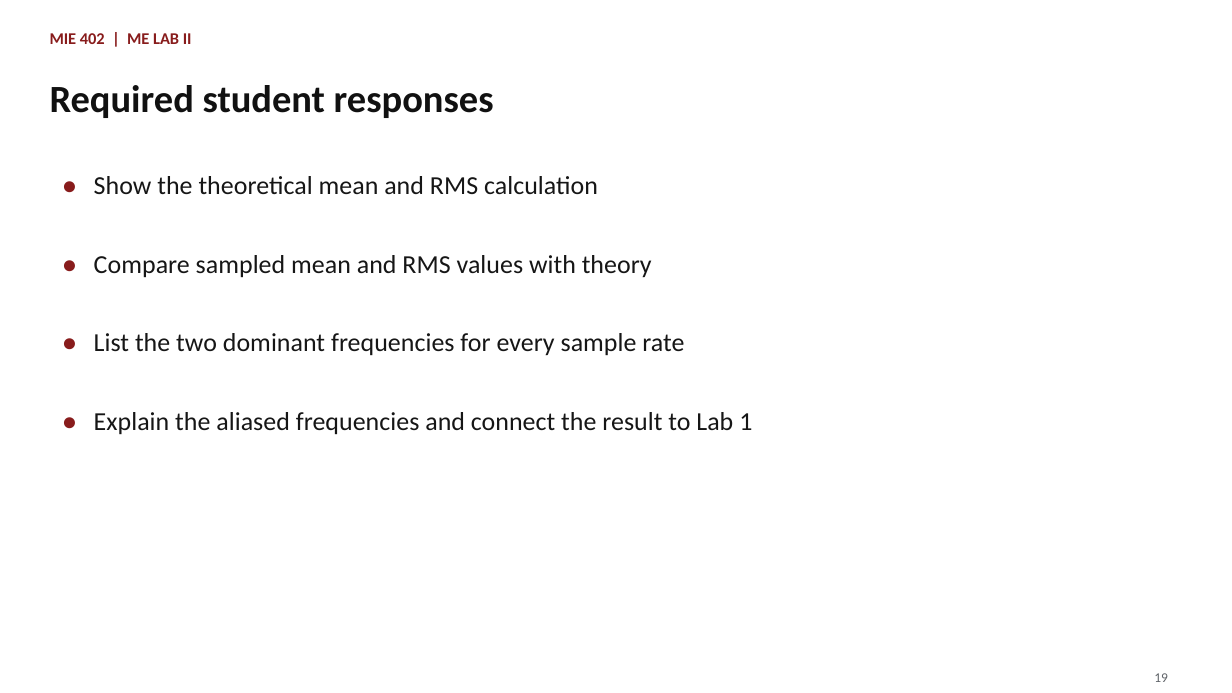
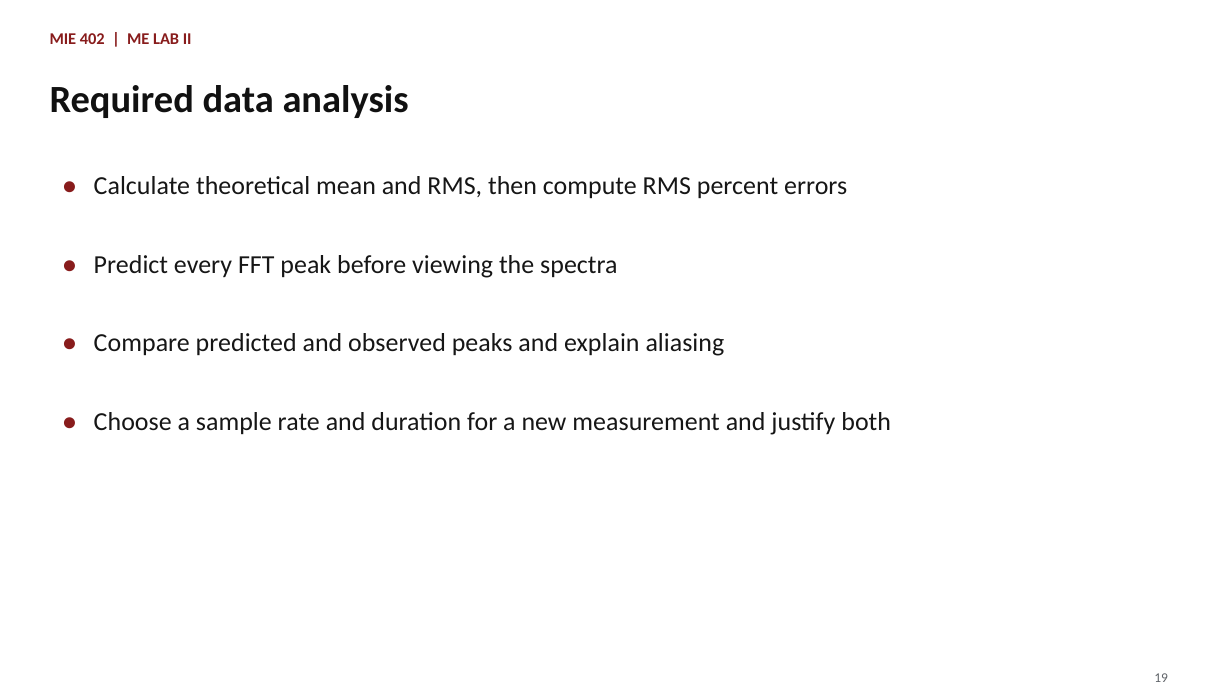
Before and after one commit to Ehsan-Roohi/MIE402-Lab, a slide deck: slide 19 of site/docs/MIE402_Lecture02_Sampling_Jupyter_PreLab1_Fall2026.pptx. Drawn at 1232x693 pixels with LibreOffice and Linux fonts; fonts in the diff are those of the drawing. Boxes give left, top, right and bottom in pixels: in the first picture for what was removed or moved away, otherwise in the second. Text is boxed around its words. In the diff, an @@ line names an element or a change of style, - is before the commit and + after.

Commit message:
Refocus Pre-Lab 1 on data analysis

```diff
--- a/site/docs/MIE402_Lecture02_Sampling_Jupyter_PreLab1_Fall2026.pptx
+++ b/site/docs/MIE402_Lecture02_Sampling_Jupyter_PreLab1_Fall2026.pptx
@@ text at (50, 85, 409, 118): text changed @@
-Required student responses
+Required data analysis
@@ text at (94, 176, 847, 199): text changed @@
-Show the theoretical mean and RMS calculation
+Calculate theoretical mean and RMS, then compute RMS percent errors
@@ text at (94, 255, 617, 278): text changed @@
-Compare sampled mean and RMS values with theory
+Predict every FFT peak before viewing the spectra
@@ text at (94, 333, 725, 356): text changed @@
-List the two dominant frequencies for every sample rate
+Compare predicted and observed peaks and explain aliasing
@@ text at (94, 412, 891, 435): text changed @@
-Explain the aliased frequencies and connect the result to Lab 1
+Choose a sample rate and duration for a new measurement and justify both
```
Also in this commit, not shown: 4 other slides changed, 5 other files.
